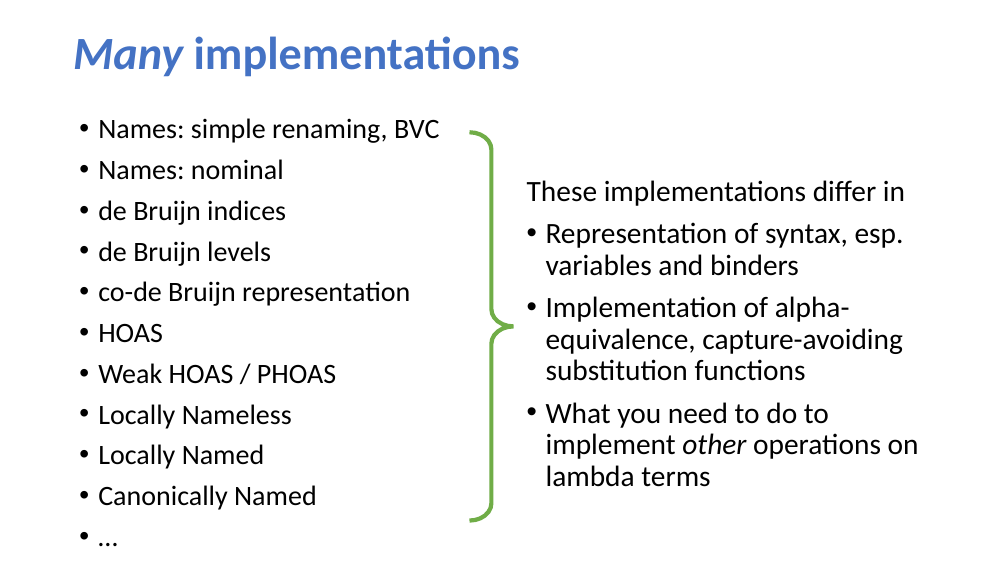
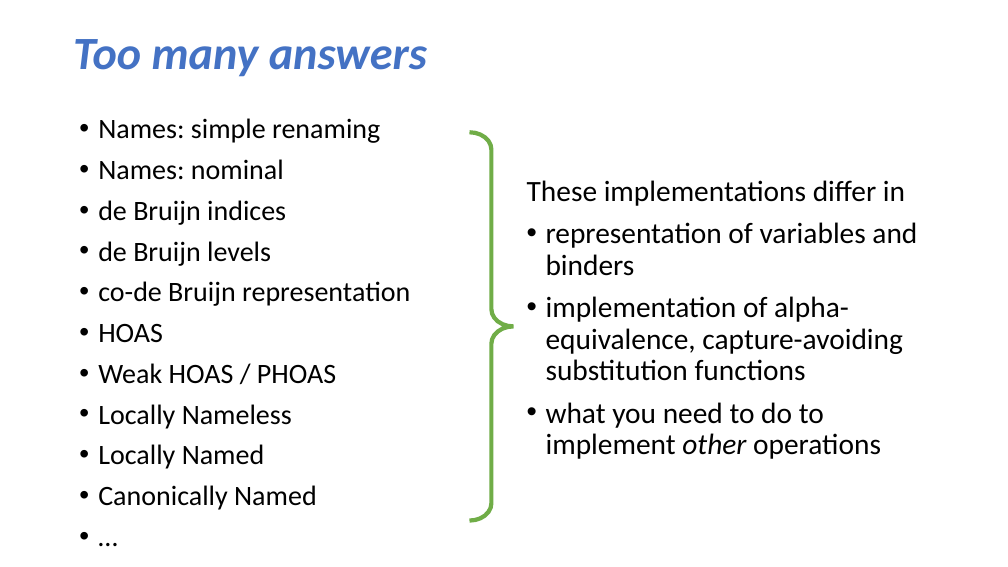
Before and after one commit to sweirich/lambda-n-ways, a slide deck: slide 4 of ifl-2021.pptx (slide 3 before the commit). Drawn at 1008x567 pixels with LibreOffice and Linux fonts; fonts in the diff are those of the drawing. Boxes give left, top, right and bottom in pixels: in the first picture for what was removed or moved away, otherwise in the second. Text is boxed around its words. In the diff, an @@ line names an element or a change of style, - is before the commit and + after.

```diff
--- a/ifl-2021.pptx
+++ b/ifl-2021.pptx
@@ title at [73,39,427,77]: text changed; italic on @@
-Many implementations
+Too many answers
@@ text at [98,118,380,143]: text changed @@
-• Names: simple renaming, BVC
+• Names: simple renaming
@@ text at [546,222,917,459]: text changed @@
-• Representation of syntax, esp. variables and binders
-• Implementation of alpha-equivalence, capture-avoiding substitution functions
-• What you need to do to implement other operations on lambda terms
+• representation of variables and binders
+• implementation of alpha-equivalence, capture-avoiding substitution functions
+• what you need to do to implement other operations
```
Also in this commit, not shown: 8 other slides changed, 25 slides added, 1 slide removed, 16 other files.
